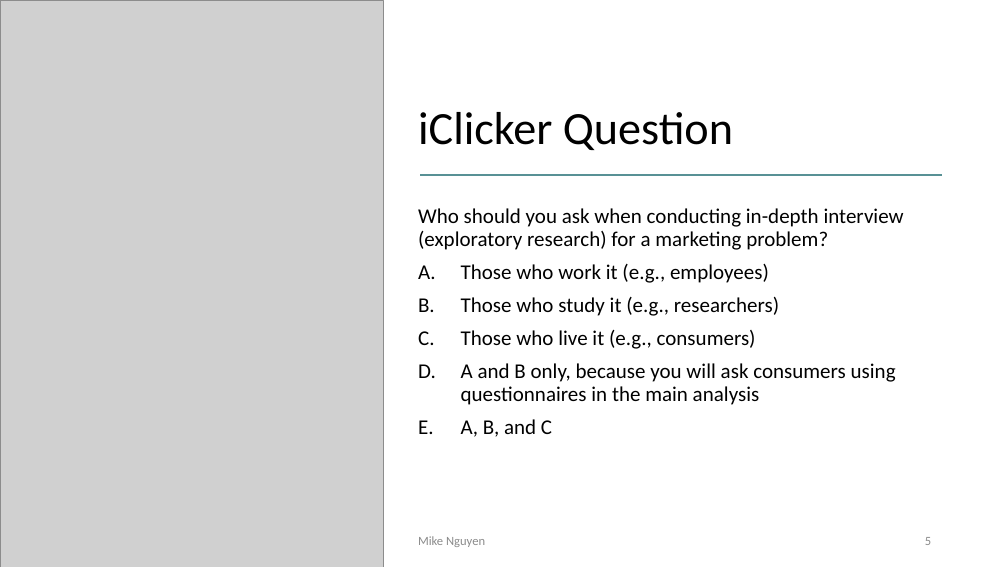
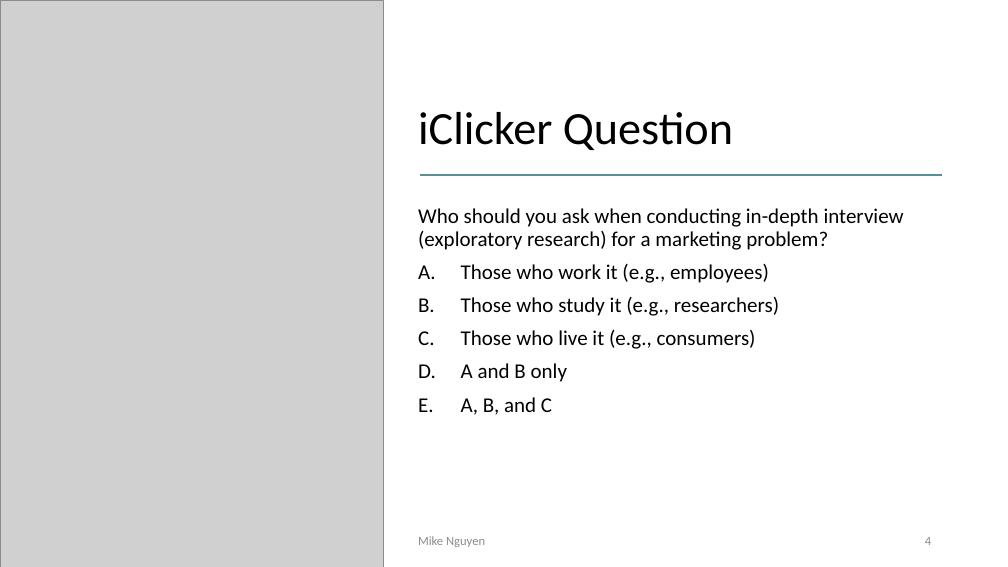
Before and after one commit to mikenguyen13/mar4050_S23_2, a slide deck: slide 4 of lectures/3/1_Research Design.pptx (slide 5 before the commit). Drawn at 1008x567 pixels with LibreOffice and Linux fonts; fonts in the diff are those of the drawing; grey boxes stand for pictures. Boxes give left, top, right and bottom in pixels: in the first picture for what was removed or moved away, otherwise in the second. Text is boxed around its words. In the diff, an @@ line names an element or a change of style, - is before the commit and + after.

```diff
--- a/lectures/3/1_Research Design.pptx
+++ b/lectures/3/1_Research Design.pptx
@@ text at <box>461,363,567,382</box>: text changed @@
-D. A and B only, because you will ask consumers using questionnaires in the main analysis
+D. A and B only
@@ page number at <box>925,537,931,545</box>: text changed @@
-5
+4
```
Also in this commit, not shown: 8 other slides changed, 4 slides added, 1 slide removed.
